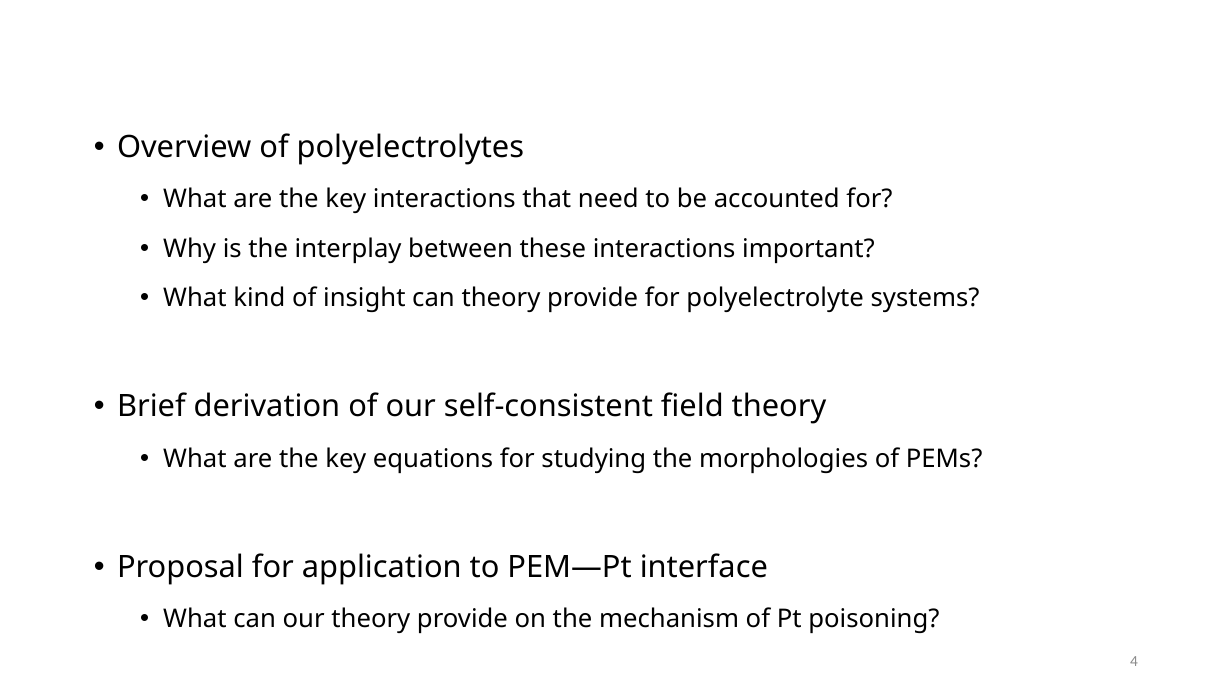
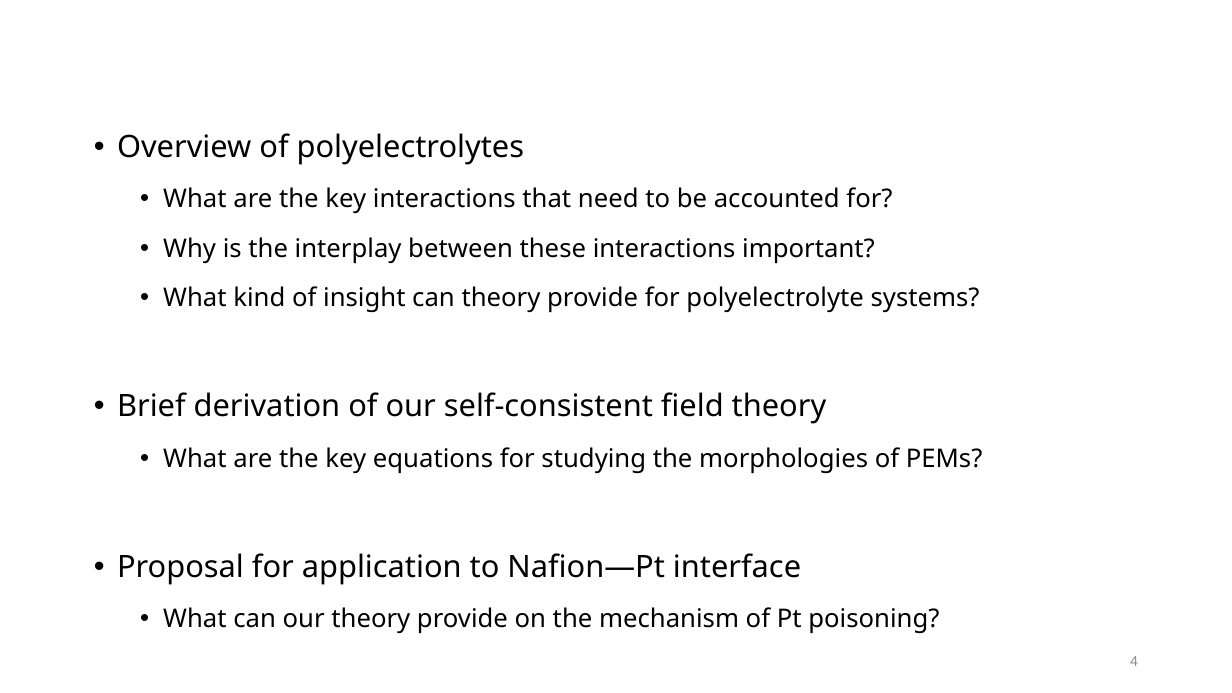
Before and after one commit to tyokokur/presentations, a slide deck: slide 4 of 20240722 NAF Intro.pptx. Drawn at 1232x693 pixels with LibreOffice and Linux fonts; fonts in the diff are those of the drawing; background and template pictures are left out. Boxes give left, top, right and bottom in pixels: in the first picture for what was removed or moved away, otherwise in the second. Text is boxed around its words. In the diff, an @@ line names an element or a change of style, - is before the commit and + after.

Commit message:
autocommit

```diff
--- a/20240722 NAF Intro.pptx
+++ b/20240722 NAF Intro.pptx
@@ text at <box>117,553,801,585</box>: text changed @@
-• Proposal for application to PEM—Pt interface
+• Proposal for application to Nafion—Pt interface
```
